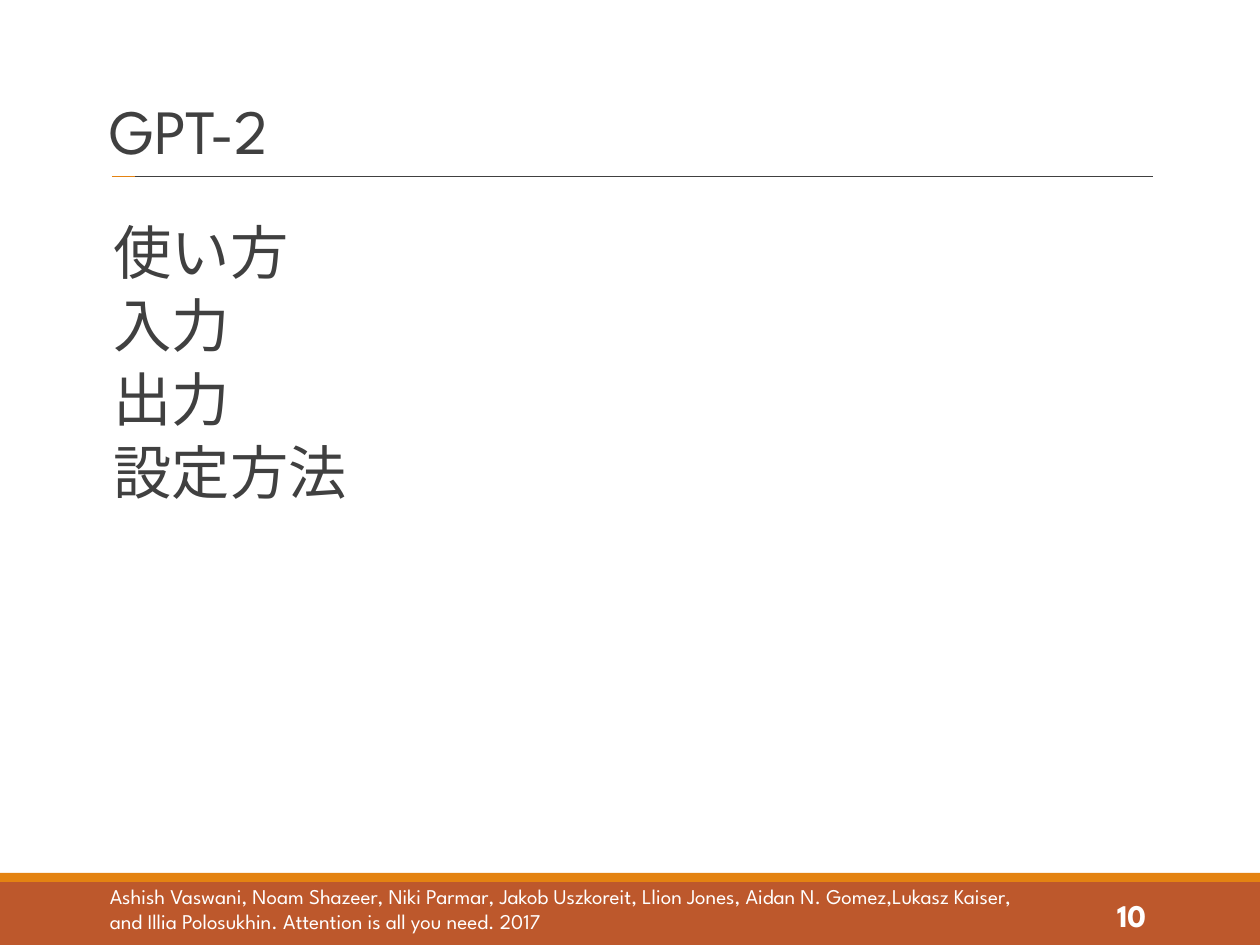
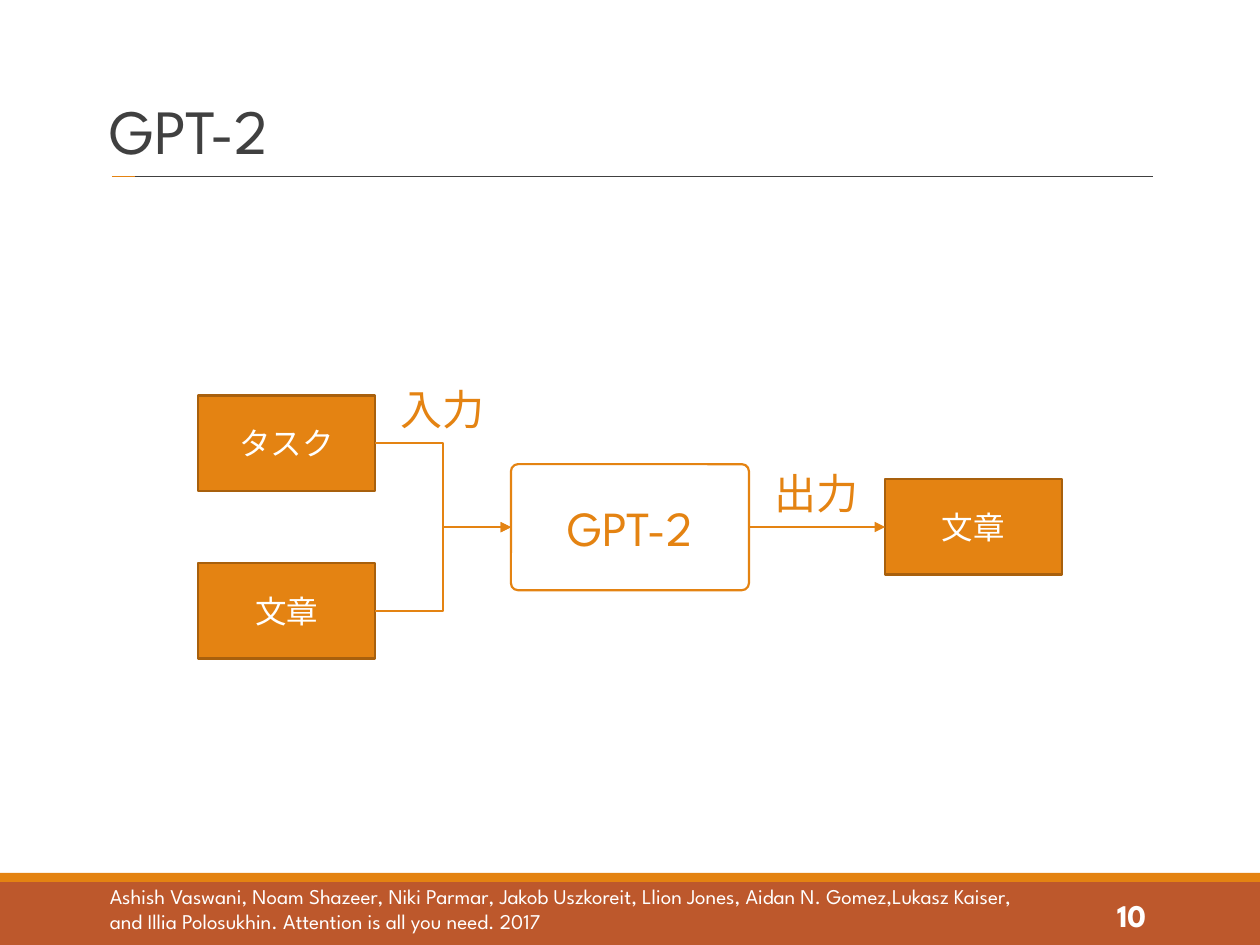
Before and after one commit to tatsuya-sugiyama/WeeklyReport, a slide deck: slide 10 of report/2021_t_1st/2021_1st_sugiyama.pptx. Drawn at 1260x945 pixels with LibreOffice and Linux fonts; fonts in the diff are those of the drawing. Boxes give left, top, right and bottom in pixels: in the first picture for what was removed or moved away, otherwise in the second. Text is boxed around its words. In the diff, an @@ line names an element or a change of style, - is before the commit and + after.

```diff
--- a/report/2021_t_1st/2021_1st_sugiyama.pptx
+++ b/report/2021_t_1st/2021_1st_sugiyama.pptx
@@ text removed at <box>113,225,346,499</box> @@
-使い方
-入力
-出力
-設定方法
@@ text added at <box>401,389,485,429</box>, 24 pt, text #E48312 @@
+入力
@@ rectangle added at <box>198,396,374,491</box>, fill #E48312, outline #A9610D 1.25 pt, 18 pt, text #FFFFFF @@
+タスク
@@ elbow arrow added from (375, 444) to (512, 527), #E48312 1 pt @@
@@ rounded rectangle added at <box>512,464,750,590</box>, fill #FFFFFF, outline #E48312 1.25 pt, 28 pt, text #E48312 @@
+GPT-2
@@ text added at <box>775,473,859,513</box>, 24 pt, text #E48312 @@
+出力
@@ rectangle added at <box>885,480,1061,576</box>, fill #E48312, outline #A9610D 1.25 pt, 18 pt, text #FFFFFF @@
+文章
@@ elbow arrow added from (375, 611) to (512, 527), #E48312 1 pt @@
@@ elbow arrow added from (748, 527) to (885, 527), #E48312 1 pt @@
@@ rectangle added at <box>198,563,374,659</box>, fill #E48312, outline #A9610D 1.25 pt, 18 pt, text #FFFFFF @@
+文章
```
Also in this commit, not shown: 18 other slides changed, 5 slides added, 1 slide removed, 2 other files.
